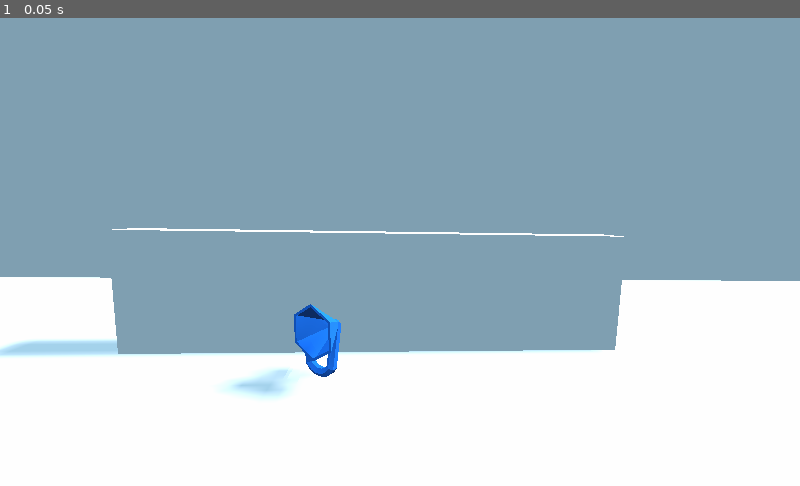
Above: before the commit, frame 1.
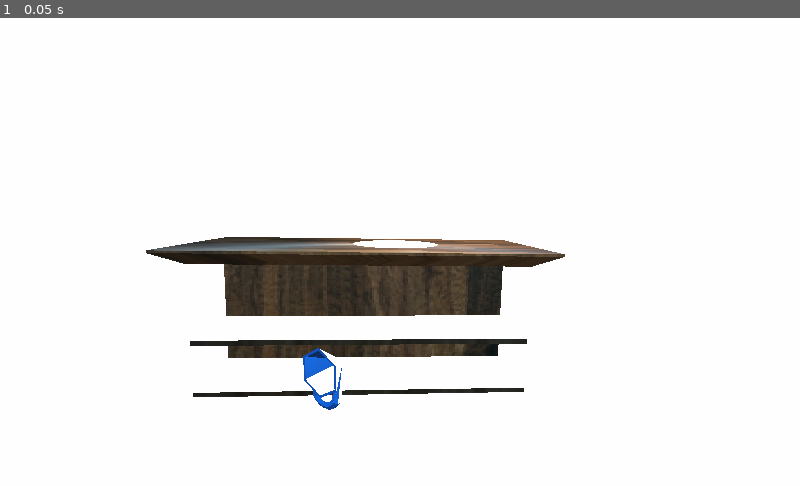
Above: after the commit, the same moment.

Repository: jokes-too-far/ggj-2021
Game: Godot game, scene res://MainGameNode.tscn
Same seed, same stepped clock (60 frames per second), same inputs: the game is played once before the commit and once after it. This scene is started directly instead of the project's main scene.
Inputs:
- Up to frame 1 (0.05 s): no input

The runs differ from the first frame. In frame 1, 67% of the frame differs, in the area x 0-100%, y 0-84%.

Commit message:
adding bar

Diff:
--- a/godot/MainGameNode.tscn
+++ b/godot/MainGameNode.tscn
@@ -1,10 +1,11 @@
-[gd_scene load_steps=12 format=2]
+[gd_scene load_steps=13 format=2]
 
 [ext_resource path="res://Area.gd" type="Script" id=1]
 [ext_resource path="res://MainGameNode.gd" type="Script" id=2]
 [ext_resource path="res://TubaSpatial.gd" type="Script" id=3]
 [ext_resource path="res://assets/tuba.tscn" type="PackedScene" id=4]
 [ext_resource path="res://TubaMesh.gd" type="Script" id=5]
+[ext_resource path="res://bar.glb" type="PackedScene" id=6]
 
 [sub_resource type="CubeMesh" id=1]
 size = Vector3( 60, 2, 60 )
@@ -26,7 +27,7 @@
 script = ExtResource( 2 )
 
 [node name="Camera" type="Camera" parent="."]
-transform = Transform( -0.0608305, 0.119587, -0.990958, 0.0172358, 0.992775, 0.118749, 0.997999, -0.00985643, -0.0624522, -3.08534, 1.65078, 0 )
+transform = Transform( -0.0608305, 0.119587, -0.990958, 0.0172358, 0.992775, 0.118748, 0.997999, -0.00985646, -0.0624522, -3.44314, 2.22849, 0 )
 
 [node name="TubaSpatial" type="Spatial" parent="."]
 script = ExtResource( 3 )
@@ -63,20 +64,17 @@
 transform = Transform( 1, 0, 0, 0, 1, 0, 0, 0, 1, 1, 0.6, 0 )
 shape = SubResource( 4 )
 
-[node name="BarMesh" type="MeshInstance" parent="Bar"]
-transform = Transform( 1, 0, 0, 0, 1, 0, 0, 0, 1, 1, 0.6, 0 )
-mesh = SubResource( 5 )
-skin = SubResource( 6 )
-material/0 = null
+[node name="bar" parent="Bar" instance=ExtResource( 6 )]
+transform = Transform( 2.38498e-09, 0, -0.2, 0, 0.2, 0, 0.2, 0, 2.38498e-09, 1.2664, 0.803675, -0.173548 )
 
-[node name="Bar2" type="StaticBody" parent="."]
+[node name="Background" type="StaticBody" parent="."]
 transform = Transform( 1, 0, 0, 0, 1, 0, 0, 0, 1, 4.43696, 0, 0 )
 
-[node name="CollisionShape" type="CollisionShape" parent="Bar2"]
+[node name="CollisionShape" type="CollisionShape" parent="Background"]
 transform = Transform( 1, 0, 0, 0, 1, 0, 0, 0, 1, 1, 0.6, 0 )
 shape = SubResource( 4 )
 
-[node name="WallMesh" type="MeshInstance" parent="Bar2"]
+[node name="WallMesh" type="MeshInstance" parent="Background"]
 transform = Transform( 1, 0, 0, 0, 10, 0, 0, 0, 10, 1, 0.6, 0 )
 mesh = SubResource( 5 )
 skin = SubResource( 6 )
